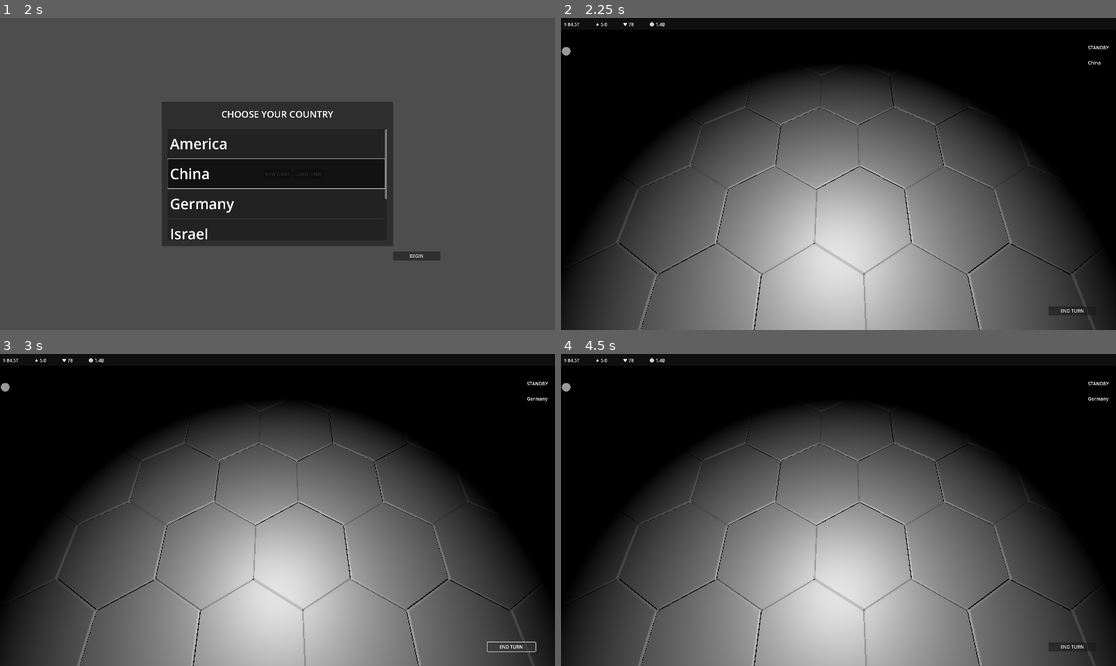
Above: before the commit, frames 1-4 (two rows, left to right).
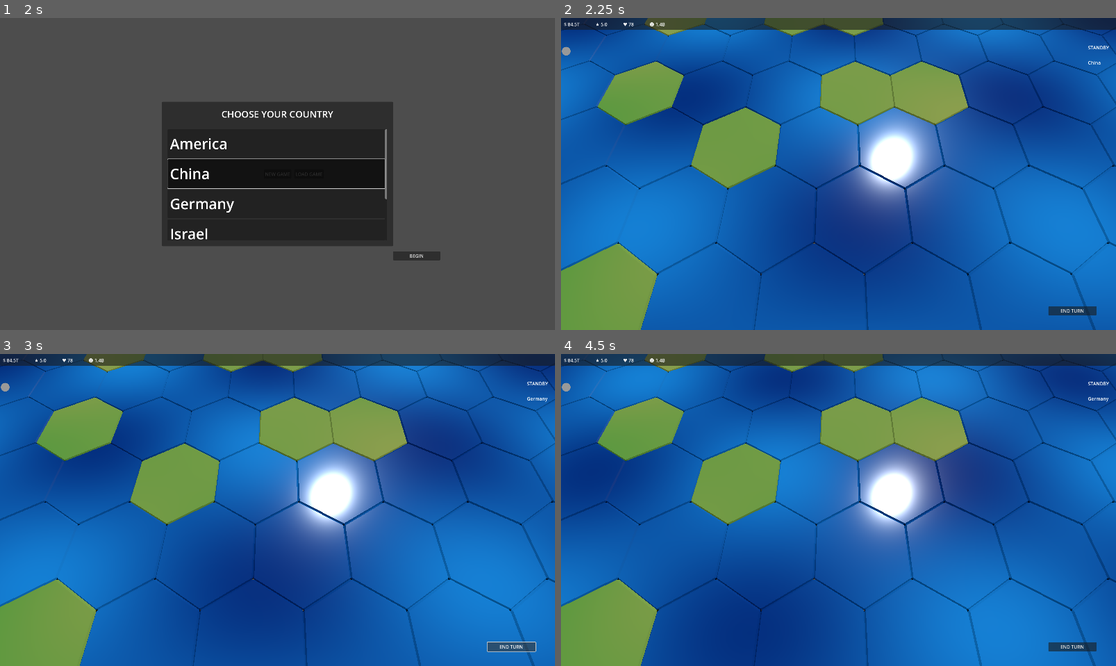
Above: after the commit, the same moments.

Repository: Bigfeta1/Political-Sim
Game: Godot game, scene res://Scenes/main_scene.tscn
Two runs of this game, one before a commit and one after it. Both use one fixed random seed, a clock stepped at 60 frames per second and the inputs below.
Inputs (mouse positions are in pixels of both pictures, inside the frame that each line leads up to):
- Up to frame 1 (2 s): click "NEW GAME" at 0.5 s; click "NEW GAME" at 1.25 s
- Up to frame 2 (2.25 s): click "BEGIN" at 2 s
- Up to frame 3 (3 s): click "END TURN" at 2.75 s
- Up to frame 4 (4.5 s): click (566, 388) at 3.5 s; click "X" at 4.25 s

Frame 1 is identical in both runs. In frame 2, 100% of the frame differs, in the area x 0-100%, y 0-100%; in frame 3, 100%; in frame 4, 100%.

Commit message:
map generation

Diff:
--- /dev/null
+++ b/Assets/Shaders/land_tile.gdshader
@@ -0,0 +1,30 @@
+shader_type spatial;
+
+uniform vec3 grass_colour : source_color = vec3(0.24, 0.48, 0.18);
+uniform vec3 dry_colour : source_color = vec3(0.46, 0.50, 0.24);
+uniform float variation_scale = 0.35;
+
+varying vec3 world_position;
+
+float hash(vec2 point) {
+	return fract(sin(dot(point, vec2(127.1, 311.7))) * 43758.5453);
+}
+
+float value_noise(vec2 point) {
+	vec2 cell = floor(point);
+	vec2 local = fract(point);
+	vec2 blend = local * local * (3.0 - 2.0 * local);
+
+	float bottom = mix(hash(cell), hash(cell + vec2(1.0, 0.0)), blend.x);
+	float top = mix(hash(cell + vec2(0.0, 1.0)), hash(cell + vec2(1.0, 1.0)), blend.x);
+	return mix(bottom, top, blend.y);
+}
+
+void vertex() {
+	world_position = (MODEL_MATRIX * vec4(VERTEX, 1.0)).xyz;
+}
+
+void fragment() {
+	ALBEDO = mix(grass_colour, dry_colour, value_noise(world_position.xz * variation_scale));
+	ROUGHNESS = 0.9;
+}
--- /dev/null
+++ b/Assets/Shaders/land_tile_material.tres
@@ -0,0 +1,6 @@
+[gd_resource type="ShaderMaterial" load_steps=2 format=3]
+
+[ext_resource type="Shader" path="res://Assets/Shaders/land_tile.gdshader" id="1_shader"]
+
+[resource]
+shader = ExtResource("1_shader")
--- /dev/null
+++ b/Assets/Shaders/water_tile.gdshader
@@ -0,0 +1,20 @@
+shader_type spatial;
+
+uniform vec3 deep_colour : source_color = vec3(0.04, 0.18, 0.42);
+uniform vec3 shallow_colour : source_color = vec3(0.10, 0.42, 0.68);
+uniform float wave_scale = 0.8;
+uniform float wave_speed = 0.6;
+
+varying vec3 world_position;
+
+void vertex() {
+	world_position = (MODEL_MATRIX * vec4(VERTEX, 1.0)).xyz;
+}
+
+void fragment() {
+	float wave = sin(world_position.x * wave_scale + TIME * wave_speed)
+		* sin(world_position.z * wave_scale * 1.3 - TIME * wave_speed * 0.8);
+	ALBEDO = mix(deep_colour, shallow_colour, wave * 0.5 + 0.5);
+	ROUGHNESS = 0.15;
+	SPECULAR = 0.6;
+}
--- /dev/null
+++ b/Assets/Shaders/water_tile_material.tres
@@ -0,0 +1,6 @@
+[gd_resource type="ShaderMaterial" load_steps=2 format=3]
+
+[ext_resource type="Shader" path="res://Assets/Shaders/water_tile.gdshader" id="1_shader"]
+
+[resource]
+shader = ExtResource("1_shader")
--- /dev/null
+++ b/Scenes/Map/Tiles/land_tile.tscn
@@ -0,0 +1,10 @@
+[gd_scene load_steps=4 format=3]
+
+[ext_resource type="PackedScene" path="res://Scenes/Map/Tiles/tile.tscn" id="1_tile"]
+[ext_resource type="PackedScene" uid="uid://btapnbpasxbln" path="res://Assets/Tiles/Hex.glb" id="2_hex"]
+[ext_resource type="ShaderMaterial" path="res://Assets/Shaders/land_tile_material.tres" id="3_material"]
+
+[node name="LandTile" instance=ExtResource("1_tile")]
+material = ExtResource("3_material")
+
+[node name="Hex" parent="." instance=ExtResource("2_hex")]
--- /dev/null
+++ b/Scenes/Map/Tiles/tile.tscn
@@ -0,0 +1,6 @@
+[gd_scene load_steps=2 format=3]
+
+[ext_resource type="Script" path="res://Scripts/Map/Tiles/tile.gd" id="1_tile"]
+
+[node name="Tile" type="Node3D"]
+script = ExtResource("1_tile")
--- /dev/null
+++ b/Scenes/Map/Tiles/water_tile.tscn
@@ -0,0 +1,10 @@
+[gd_scene load_steps=4 format=3]
+
+[ext_resource type="PackedScene" path="res://Scenes/Map/Tiles/tile.tscn" id="1_tile"]
+[ext_resource type="PackedScene" uid="uid://btapnbpasxbln" path="res://Assets/Tiles/Hex.glb" id="2_hex"]
+[ext_resource type="ShaderMaterial" path="res://Assets/Shaders/water_tile_material.tres" id="3_material"]
+
+[node name="WaterTile" instance=ExtResource("1_tile")]
+material = ExtResource("3_material")
+
+[node name="Hex" parent="." instance=ExtResource("2_hex")]
--- a/Scenes/main_scene.tscn
+++ b/Scenes/main_scene.tscn
@@ -1,9 +1,12 @@
-[gd_scene load_steps=5 format=3 uid="uid://bb5m6fn8raaa5"]
+[gd_scene load_steps=7 format=3 uid="uid://bb5m6fn8raaa5"]
 
 [ext_resource type="Script" uid="uid://cngo4qtjt0spd" path="res://Scripts/MainScene/main_scene.gd" id="1_x6ack"]
 [ext_resource type="Script" uid="uid://vqyt2am72j8j" path="res://Scripts/Logic/state_router.gd" id="3_b48ew"]
 [ext_resource type="Script" uid="uid://kaps7gs0vwpk" path="res://Scripts/3D/3d.gd" id="4_iacmt"]
 [ext_resource type="Script" uid="uid://b8ssa1l3bgxb4" path="res://Scripts/MainScene/logic.gd" id="4_logic"]
+[ext_resource type="Script" path="res://Scripts/3D/camera.gd" id="5_camera"]
+
+[sub_resource type="Environment" id="Environment_x6ack"]
 
 [node name="MainScene" type="Node"]
 script = ExtResource("1_x6ack")
@@ -25,13 +28,17 @@
 [node name="3D" type="Node3D" parent="."]
 script = ExtResource("4_iacmt")
 
+[node name="WorldEnvironment" type="WorldEnvironment" parent="3D"]
+environment = SubResource("Environment_x6ack")
+
 [node name="Camera3D" type="Camera3D" parent="3D"]
-transform = Transform3D(1, 0, 0, 0, 0.38268343, 0.9238795, 0, -0.9238795, 0.38268343, 0, 3.8704584, 0)
+transform = Transform3D(1, 0, 0, 0, 0.38268346, 0.9238795, 0, -0.92387956, 0.38268346, 0, 3.8704584, 0)
+script = ExtResource("5_camera")
 
-[node name="Lighting" type="Node3D" parent="3D/Camera3D"]
-transform = Transform3D(1, 0, 0, 0, 0.38268346, -0.9238795, 0, 0.92387956, 0.38268346, 0, -1.4811604, -3.5758374)
+[node name="Lighting" type="Node3D" parent="3D"]
 
-[node name="OmniLight3D" type="OmniLight3D" parent="3D/Camera3D/Lighting"]
-transform = Transform3D(1, 0, 0, 0, 1, 0, 0, 0, 1, 0, 1.4070206, 0)
+[node name="DirectionalLight3D" type="DirectionalLight3D" parent="3D/Lighting"]
+transform = Transform3D(-0.8660254, -0.43301278, 0.25, 0, 0.49999997, 0.86602545, -0.50000006, 0.75, -0.43301266, 0, 0, 0)
+shadow_enabled = true
 
 [node name="HexTileGrid" type="Node3D" parent="3D"]
--- /dev/null
+++ b/Scripts/3D/camera.gd
@@ -0,0 +1,56 @@
+extends Camera3D
+
+const TileFactory = preload("res://Scripts/Map/tile_factory.gd")
+
+const ZOOM_STEP = 0.1
+const TOP_DOWN_PITCH = -PI / 2.0
+
+var bounds: Rect2
+var focus: Vector3
+var zoom := 0.0
+var close_pitch: float
+var close_distance: float
+
+func _ready() -> void:
+	close_pitch = rotation.x
+	focus = Plane(Vector3.UP, 0.0).intersects_ray(global_position, -global_basis.z)
+	close_distance = global_position.distance_to(focus)
+
+func initialize(bounds_reference: Rect2) -> void:
+	bounds = bounds_reference
+	place()
+
+#region Zoom
+func zoom_in() -> void:
+	set_zoom(zoom - ZOOM_STEP)
+
+func zoom_out() -> void:
+	set_zoom(zoom + ZOOM_STEP)
+
+func set_zoom(value: float) -> void:
+	zoom = clampf(value, 0.0, 1.0)
+	place()
+
+func far_distance() -> float:
+	var area = bounds.grow(TileFactory.TILE_SIZE)
+	var half_height = tan(deg_to_rad(fov) / 2.0)
+	var aspect = get_viewport().get_visible_rect().size.aspect()
+	return maxf(area.size.y / 2.0 / half_height, area.size.x / 2.0 / (half_height * aspect))
+#endregion
+
+#region Movement
+func pan(offset: Vector3) -> void:
+	focus += offset
+	place()
+
+func place() -> void:
+	focus.x = clampf(focus.x, bounds.position.x, bounds.end.x)
+	focus.z = clampf(focus.z, bounds.position.y, bounds.end.y)
+
+	var centre = bounds.get_center()
+	var target = focus.lerp(Vector3(centre.x, 0.0, centre.y), zoom)
+	var distance = close_distance * pow(far_distance() / close_distance, zoom)
+
+	rotation.x = lerpf(close_pitch, TOP_DOWN_PITCH, zoom)
+	global_position = target + global_basis.z * distance
+#endregion
--- a/Scripts/Logic/PlayingRound/playing_round.gd
+++ b/Scripts/Logic/PlayingRound/playing_round.gd
@@ -5,4 +5,5 @@
 
 func initialize(country_manager, state_mngr, playing_round_ui, three_d):
 	event_coordinators.initialize(country_manager, state_mngr, playing_round_ui)
-	input_handler.initialize(three_d.camera, three_d.get_tile_bounds())
+	three_d.camera.initialize(three_d.get_tile_bounds())
+	input_handler.initialize(three_d.camera)
--- a/Scripts/Logic/PlayingRound/playing_round_input.gd
+++ b/Scripts/Logic/PlayingRound/playing_round_input.gd
@@ -3,18 +3,18 @@
 const CAMERA_SPEED = 10.0
 
 var camera
-var bounds: Rect2
-var focus_offset: Vector3
 
-func initialize(camera_reference, bounds_reference: Rect2):
+func initialize(camera_reference):
 	camera = camera_reference
-	bounds = bounds_reference
-	focus_offset = camera.global_position - find_focus()
 
 func _process(delta: float) -> void:
 	move_camera(delta)
 
 func _unhandled_input(event: InputEvent) -> void:
+	if event is InputEventMouseButton and event.pressed:
+		read_zoom(event)
+		return
+
 	if not (event is InputEventKey and event.pressed and not event.echo):
 		return
 
@@ -27,20 +27,24 @@
 		GameState.state_change_requested.emit(GameState.State.MAIN_MENU)
 
 #region Camera
+func read_zoom(event: InputEventMouseButton) -> void:
+	if event.button_index == MOUSE_BUTTON_WHEEL_UP:
+		camera.zoom_in()
+		get_viewport().set_input_as_handled()
+	elif event.button_index == MOUSE_BUTTON_WHEEL_DOWN:
+		camera.zoom_out()
+		get_viewport().set_input_as_handled()
+
 func move_camera(delta: float) -> void:
 	var direction = read_direction()
 	if direction == Vector3.ZERO:
 		return
 
-	var focus = camera.global_position - focus_offset + direction * CAMERA_SPEED * delta
-	focus.x = clampf(focus.x, bounds.position.x, bounds.end.x)
-	focus.z = clampf(focus.z, bounds.position.y, bounds.end.y)
-
-	camera.global_position = focus + focus_offset
+	camera.pan(direction * CAMERA_SPEED * delta)
 
 func read_direction() -> Vector3:
-	var forward = flatten(-camera.global_basis.z)
 	var right = flatten(camera.global_basis.x)
+	var forward = Vector3.UP.cross(right)
 	var direction = Vector3.ZERO
 
 	if Input.is_key_pressed(KEY_W):
@@ -56,7 +60,4 @@
 
 func flatten(vector: Vector3) -> Vector3:
 	return Vector3(vector.x, 0.0, vector.z).normalized()
-
-func find_focus() -> Vector3:
-	return Plane(Vector3.UP, 0.0).intersects_ray(camera.global_position, -camera.global_basis.z)
 #endregion
--- /dev/null
+++ b/Scripts/Map/Tiles/tile.gd
@@ -0,0 +1,7 @@
+extends Node3D
+
+@export var material: Material
+
+func _ready() -> void:
+	for mesh in find_children("*", "MeshInstance3D", true, false):
+		mesh.material_override = material
--- /dev/null
+++ b/Scripts/Map/map_cell.gd
@@ -0,0 +1,14 @@
+extends RefCounted
+
+enum Terrain {
+	LAND,
+	WATER,
+}
+
+var coordinate: Vector2i
+var terrain: int
+var neighbours: Array[Vector2i] = []
+
+func _init(cell_coordinate: Vector2i, cell_terrain: int) -> void:
+	coordinate = cell_coordinate
+	terrain = cell_terrain
--- a/Scripts/Map/map_graph.gd
+++ b/Scripts/Map/map_graph.gd
@@ -1,4 +1,8 @@
 extends Node
+
+const MapCell = preload("res://Scripts/Map/map_cell.gd")
+
+const LAND_SHARE = 0.29
 
 const DIRECTIONS = [
 	Vector2i(1, 0),
@@ -21,8 +25,8 @@
 func get_save_data() -> Dictionary:
 	var saved_cells := []
 
-	for cell in cells:
-		saved_cells.append([cell.x, cell.y])
+	for cell in cells.values():
+		saved_cells.append([cell.coordinate.x, cell.coordinate.y, cell.terrain])
 
 	return {"cells": saved_cells}
 
@@ -30,7 +34,8 @@
 	cells.clear()
 
 	for saved_cell in data["cells"]:
-		cells[Vector2i(int(saved_cell[0]), int(saved_cell[1]))] = []
+		var coordinate = Vector2i(int(saved_cell[0]), int(saved_cell[1]))
+		cells[coordinate] = MapCell.new(coordinate, int(saved_cell[2]))
 
 	connect_neighbours()
 #endregion
@@ -39,7 +44,11 @@
 func create_cells(dimensions: Vector2i) -> void:
 	for row in dimensions.y:
 		for column in dimensions.x:
-			cells[to_axial(column, row)] = []
+			var coordinate = to_axial(column, row)
+			cells[coordinate] = MapCell.new(coordinate, pick_terrain())
+
+func pick_terrain() -> int:
+	return MapCell.Terrain.LAND if randf() < LAND_SHARE else MapCell.Terrain.WATER
 
 func to_axial(column: int, row: int) -> Vector2i:
 	return Vector2i(column - floori(row / 2.0), row)
@@ -51,5 +60,5 @@
 		for direction in DIRECTIONS:
 			var neighbour = cell + direction
 			if cells.has(neighbour):
-				cells[cell].append(neighbour)
+				cells[cell].neighbours.append(neighbour)
 #endregion
--- a/Scripts/Map/tile_factory.gd
+++ b/Scripts/Map/tile_factory.gd
@@ -1,33 +1,37 @@
 extends Node
 
-const HEX = "res://Assets/Tiles/Hex.glb"
-const HEX_2 = "res://Assets/Tiles/Hex2.glb"
+const MapCell = preload("res://Scripts/Map/map_cell.gd")
+
+const TERRAIN_TILES = {
+	MapCell.Terrain.LAND: "res://Scenes/Map/Tiles/land_tile.tscn",
+	MapCell.Terrain.WATER: "res://Scenes/Map/Tiles/water_tile.tscn",
+}
 
 const TILE_SIZE = 1.0
 
 func build(cells: Dictionary, hex_tile_grid: Node3D) -> void:
 	var centre = find_centre(cells)
 
-	for cell in cells:
+	for cell in cells.values():
 		hex_tile_grid.add_child(create_tile(cell, centre))
 
-func create_tile(cell: Vector2i, centre: Vector3) -> Node3D:
-	var tile = SceneLoader.instantiate(HEX)
-	tile.position = to_position(cell) - centre
+func create_tile(cell, centre: Vector3) -> Node3D:
+	var tile = SceneLoader.instantiate(TERRAIN_TILES[cell.terrain])
+	tile.position = to_position(cell.coordinate) - centre
 	return tile
 
 func find_centre(cells: Dictionary) -> Vector3:
 	var minimum = Vector3.INF
 	var maximum = -Vector3.INF
 
-	for cell in cells:
-		var tile_position = to_position(cell)
+	for coordinate in cells:
+		var tile_position = to_position(coordinate)
 		minimum = minimum.min(tile_position)
 		maximum = maximum.max(tile_position)
 
 	return (minimum + maximum) / 2.0
 
-func to_position(cell: Vector2i) -> Vector3:
-	var x = TILE_SIZE * sqrt(3.0) * (cell.x + cell.y / 2.0)
-	var z = TILE_SIZE * 1.5 * cell.y
+func to_position(coordinate: Vector2i) -> Vector3:
+	var x = TILE_SIZE * sqrt(3.0) * (coordinate.x + coordinate.y / 2.0)
+	var z = TILE_SIZE * 1.5 * coordinate.y
 	return Vector3(x, 0.0, z)
Not shown, added: Assets/Shaders/land_tile.gdshader.uid
Not shown, added: Assets/Shaders/water_tile.gdshader.uid
Not shown, added: Scripts/3D/camera.gd.uid
Not shown, added: Scripts/Map/Tiles/tile.gd.uid
Not shown, added: Scripts/Map/map_cell.gd.uid
Not shown, changed: docs/onboarding.md
